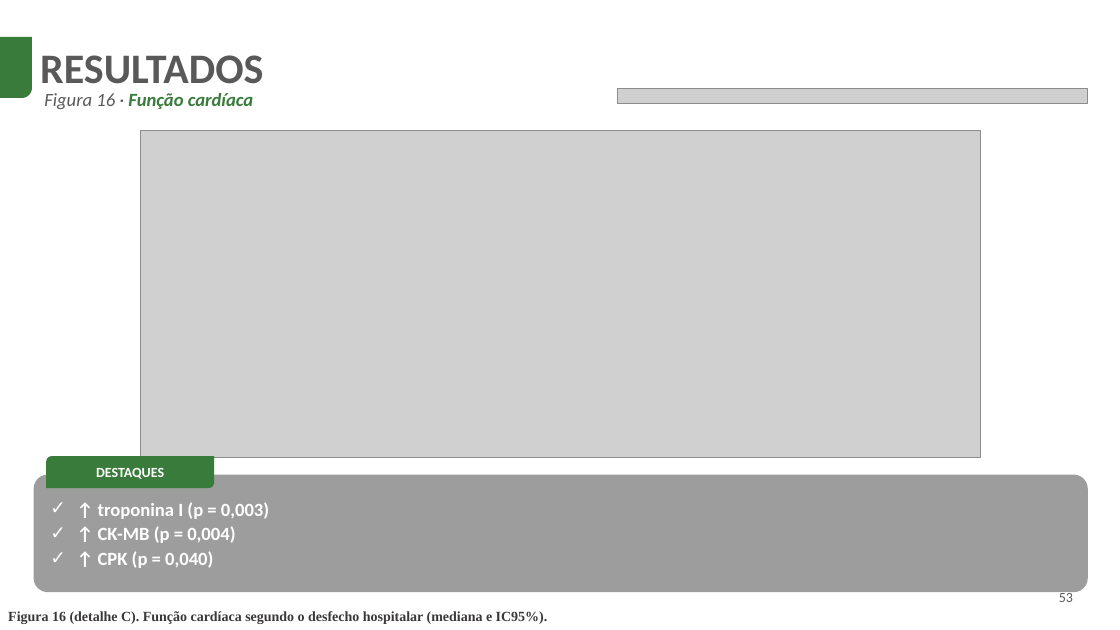
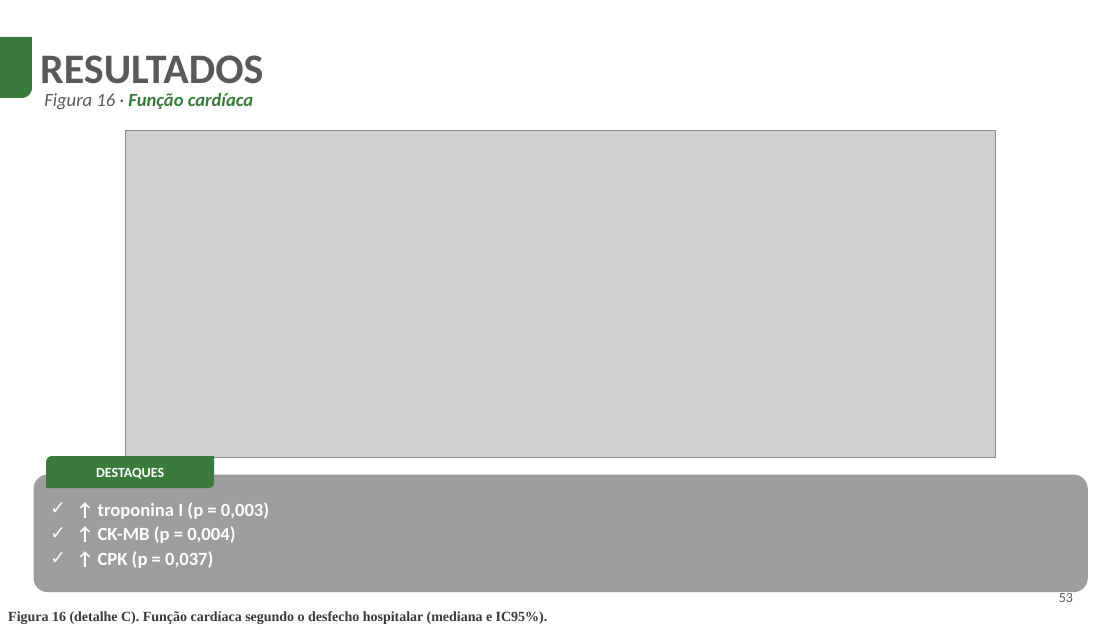
Before and after one commit to codespaperthesis/COVID-19-mortality-analysis, a slide deck: slide 53 of defesa/Defesa_Doutorado_zoom.pptx. Drawn at 1120x630 pixels with LibreOffice and Linux fonts; fonts in the diff are those of the drawing; grey boxes stand for pictures; background and template pictures are left out. Boxes give left, top, right and bottom in pixels: in the first picture for what was removed or moved away, otherwise in the second. Text is boxed around its words. In the diff, an @@ line names an element or a change of style, - is before the commit and + after.

```diff
--- a/defesa/Defesa_Doutorado_zoom.pptx
+++ b/defesa/Defesa_Doutorado_zoom.pptx
@@ picture removed at (618,88,1088,104) @@
@@ picture: place and size @@
-picture at (141,130,981,458)
+picture at (126,130,996,458)
@@ text in rounded rectangle at (98,551,213,568): text changed @@
-✓ ↑ CPK (p = 0,040)
+✓ ↑ CPK (p = 0,037)
```
Also in this commit, not shown: 10 other slides changed, 36 other files.
